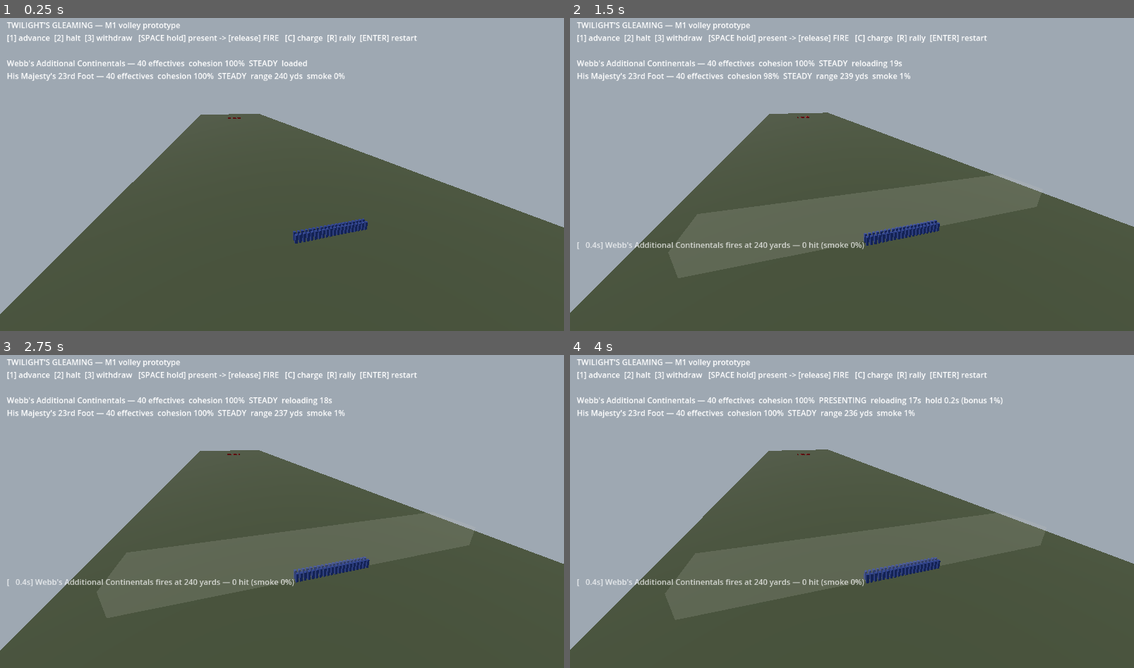
Above: before the commit, frames 1-4 (two rows, left to right).
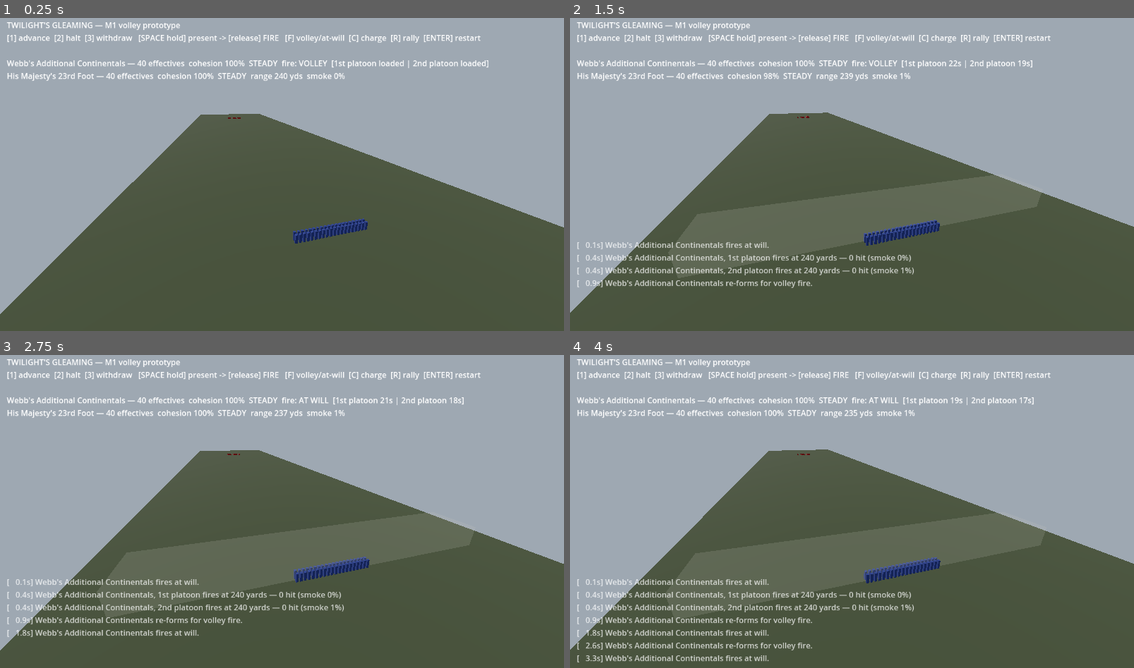
Above: after the commit, the same moments.

Repository: brassica-research/AmGameDev
Game: Godot game, scene res://scenes/main.tscn
Same seed, same stepped clock (60 frames per second), same inputs: the game is played once before the commit and once after it.
Inputs:
- Up to frame 1 (0.25 s): no input
- Up to frame 2 (1.5 s): tap Enter at 0.5 s; tap F at 0.6, 1.35 s; tap Space at 0.77 s
- Up to frame 3 (2.75 s): tap Space at 1.52 s; tap 1 at 2.1 s; tap F at 2.3 s
- Up to frame 4 (4 s): tap 2 at 2.85 s; tap Space at 3.02, 3.5, 3.77 s; tap F at 3.05, 3.8 s; tap 3 at 3.6 s

The runs differ from the first frame. In frame 1, 0.7% of the frame differs, in the area x 49-87%, y 5-16%; in frame 2, 2.2%; in frame 3, 2.5%; in frame 4, 3.3%, in the area x 1-86%, y 5-99%.

Commit message:
Break the lockstep: platoon fire, fire-at-will, spontaneous AI; add demo capture
Removes the metronomic volley-exchange cadence in favor of emergent,
asynchronous rhythm:

- Companies now fight as two platoons with independent, jittered reload
  clocks; a commanded volley fires whichever platoons are loaded
- New fire-at-will discipline: platoons fire on their own cadence -
  continuous rolling pressure at reduced accuracy and lighter morale
  shock (new PLATOON_VOLLEY_RECEIVED event), toggled with F or the
  fire_at_will/volley_fire commands
- BattleAI rewritten around jittered, opportunistic decisions: phase-
  offset think ticks, per-commander engagement doctrine, variable hold
  times, pressing visibly unloaded enemies, spontaneous close-range
  charges, and smoke/range-driven switching between fire disciplines -
  all rng draws through the seeded sim stream, so battles remain fully
  deterministic
- Replaced the alternating console demo in main.gd with a headless run
  of the real sim
- New test: fire-at-will platoon cadence is staggered, never lockstep
- Demo Capture workflow: records the auto-battle via Godot Movie Maker
  under Xvfb with software GL, encodes mp4 + stills, commits them to
  the branch (triggered by demo/capture-request.txt or manually)
- docs/10: addendum on open-source Unreal alternatives (O3DE, Stride,
  CryEngine, Flax, Bevy) and why none displaces the Godot-then-gates plan

Co-Authored-By: Claude Fable 5 <noreply@anthropic.com>
Claude-Session: https://claude.ai/code/session_011s6bQt1Uq6U6CpxEsZ7XW3

Diff:
--- a/game/src/combat/brigade.gd
+++ b/game/src/combat/brigade.gd
@@ -47,18 +47,6 @@
 	return effectives() > 0 and cohesion > MoraleModel.BREAK_THRESHOLD
 
 
-func fire_volley(target: Brigade, range_yards: float, smoke: float,
-		rng: RandomNumberGenerator, hold_bonus: float = 0.0) -> int:
-	if not is_fighting():
-		return 0
-	volleys_fired += 1
-	var hits := VolleyModel.resolve(effectives(), range_yards, smoke,
-		cohesion, formation.drill, hold_bonus, rng)
-	target.take_casualties(hits, rng)
-	target.take_morale_event(MoraleModel.Event.VOLLEY_RECEIVED)
-	return hits
-
-
 func take_casualties(count: int, rng: RandomNumberGenerator) -> void:
 	var down := 0
 	for s in soldiers:
--- a/game/src/combat/morale.gd
+++ b/game/src/combat/morale.gd
@@ -7,6 +7,7 @@
 
 enum Event {
 	VOLLEY_RECEIVED,     # the shock of a synchronized volley, beyond raw losses
+	PLATOON_VOLLEY_RECEIVED,  # rolling fire-at-will: steadier drip, less crash
 	CASUALTY,            # per man down, weighted by proximity/veterancy
 	FLANK_TURNED,
 	OFFICER_DOWN,
@@ -17,6 +18,7 @@
 
 const DRAIN := {
 	Event.VOLLEY_RECEIVED: 0.06,
+	Event.PLATOON_VOLLEY_RECEIVED: 0.035,
 	Event.CASUALTY: 0.015,
 	Event.FLANK_TURNED: 0.20,
 	Event.OFFICER_DOWN: 0.12,
--- a/game/src/combat/volley.gd
+++ b/game/src/combat/volley.gd
@@ -20,23 +20,26 @@
 const MAX_HOLD_BONUS := 0.35
 
 
+## `discipline` scales for fire order: 1.0 for a commanded volley,
+## < 1.0 for independent fire-at-will (unsynchronized aim, docs/02).
 static func hit_probability(range_yards: float, smoke: float, cohesion: float,
-		drill_level: int, hold_bonus: float = 0.0) -> float:
+		drill_level: int, hold_bonus: float = 0.0, discipline: float = 1.0) -> float:
 	var drill_factor: float = 0.55 + 0.15 * float(drill_level)  # MILITIA .55 → VETERAN 1.0
 	var p := BASE_HIT - RANGE_FALLOFF * range_yards
 	p *= drill_factor
 	p *= clampf(cohesion, 0.2, 1.0)
 	p *= 1.0 - clampf(smoke, 0.0, 1.0) * SMOKE_PENALTY
 	p *= 1.0 + clampf(hold_bonus, 0.0, MAX_HOLD_BONUS)
+	p *= discipline
 	return maxf(p, MIN_HIT)
 
 
-## Resolve one volley: `shooters` muskets firing at a target of
-## `target_count` effectives. Returns casualties inflicted.
+## Resolve one fire order: `shooters` muskets firing at a formed target.
+## Returns casualties inflicted.
 static func resolve(shooters: int, range_yards: float, smoke: float,
 		cohesion: float, drill_level: int, hold_bonus: float,
-		rng: RandomNumberGenerator) -> int:
-	var p := hit_probability(range_yards, smoke, cohesion, drill_level, hold_bonus)
+		rng: RandomNumberGenerator, discipline: float = 1.0) -> int:
+	var p := hit_probability(range_yards, smoke, cohesion, drill_level, hold_bonus, discipline)
 	var hits := 0
 	for i in shooters:
 		if rng.randf() < p:
--- a/game/src/main.gd
+++ b/game/src/main.gd
@@ -27,32 +27,18 @@
 	print("  (%d missions loaded)" % CampaignDB.all_missions().size())
 
 
-## Two 40-man companies exchange volleys at closing range until one
-## breaks. Console-only, deterministic (fixed seed): the point is that
-## the sim core runs headless with no scene tree — the property the
-## whole architecture depends on (docs/07-technical-design.md).
+## Run the REAL battle sim headless to a verdict — no scene tree, no
+## rendering, fully deterministic. This is the property the whole
+## architecture depends on (docs/07-technical-design.md), exercised on
+## every boot. The battle's rhythm is emergent: platoon reload clocks,
+## fire-at-will crackle, and jittered AI nerve — never a turn exchange.
 func _run_volley_demo() -> void:
-	print("\n--- Volley model demo: militia line vs regular line ---")
-	var rng := RandomNumberGenerator.new()
-	rng.seed = 17750419  # April 19, 1775
-
-	var militia := Brigade.muster_company("Acton Minute Company", 40, Formation.Drill.MILITIA, rng)
-	var regulars := Brigade.muster_company("His Majesty's 4th Foot", 40, Formation.Drill.REGULAR, rng)
-	var range_yards := 100.0
-
-	while militia.is_fighting() and regulars.is_fighting() and range_yards > 0.0:
-		range_yards -= 20.0
-		var smoke := 0.15 * float(militia.volleys_fired + regulars.volleys_fired)
-		militia.fire_volley(regulars, range_yards, smoke, rng)
-		regulars.fire_volley(militia, range_yards, smoke, rng)
-		print("  @%3d yds | %s: %d up, cohesion %.2f | %s: %d up, cohesion %.2f" % [
-			int(range_yards),
-			militia.display_name, militia.effectives(), militia.cohesion,
-			regulars.display_name, regulars.effectives(), regulars.cohesion,
-		])
-
-	var broken := militia if not militia.is_fighting() else regulars
-	if broken.is_fighting():
-		print("  Bayonet range — melee resolution is M1 work.")
-	else:
-		print("  %s breaks and quits the field." % broken.display_name)
+	print("\n--- Headless auto-battle (deterministic sim core) ---")
+	var sim := BattleSim.create_demo(17750419, true)
+	while not sim.over and sim.tick < 12000:
+		sim.step()
+	for line in sim.battle_log.slice(maxi(0, sim.battle_log.size() - 10)):
+		print("  %s" % line)
+	print("  Verdict after %.0f s of battle: %s" % [
+		float(sim.tick) * SimClock.TICK_DT,
+		"side %d holds the field" % sim.winner_side if sim.winner_side >= 0 else "attrition"])
--- a/game/src/presentation/battle_scene.gd
+++ b/game/src/presentation/battle_scene.gd
@@ -7,7 +7,13 @@
 ## CONTROLS
 ##   1 advance · 2 halt · 3 withdraw
 ##   SPACE (hold) Present … (release) FIRE
+##   F toggle volley fire <-> fire at will
 ##   C fix bayonets & charge · R rally · ENTER restart
+##
+## Demo mode (used by the capture workflow): pass user args after `--`,
+##   --auto            player company is AI-driven (auto-battle)
+##   --start-range=N   opening distance between the lines, in yards
+##   --quit-after=N    quit N seconds in (or ~6 s after the verdict)
 
 const PLAYER_ID := "continentals"
 const FILES := 20          # men per rank in the grey-box line
@@ -16,6 +22,11 @@
 
 var sim: BattleSim
 var clock := SimClock.new()
+
+var _auto := false
+var _quit_after := 0.0
+var _elapsed := 0.0
+var _over_linger := 0.0
 
 var _mm_by_id: Dictionary = {}        # company id -> MultiMeshInstance3D
 var _mat_by_id: Dictionary = {}       # company id -> StandardMaterial3D
@@ -29,7 +40,15 @@
 
 
 func _ready() -> void:
-	sim = BattleSim.create_demo(17750419, false)
+	var args := _parse_user_args()
+	_auto = args.has("auto")
+	_quit_after = float(String(args.get("quit-after", "0")))
+	sim = BattleSim.create_demo(17750419, _auto)
+	var start_range := float(String(args.get("start-range", "240")))
+	if start_range != 240.0:
+		for c in sim.companies:
+			c.pos_y = (-start_range if c.side == 0 else start_range) / 2.0
+			c.prev_pos_y = c.pos_y
 	_build_environment()
 	_build_field()
 	_build_company_visual("continentals", Color(0.16, 0.24, 0.52))
@@ -50,6 +69,26 @@
 	_update_smoke()
 	_update_camera()
 	_update_hud()
+	if _quit_after > 0.0:
+		_elapsed += delta
+		if sim.over:
+			_over_linger += delta
+		if _elapsed >= _quit_after or _over_linger > 6.0:
+			get_tree().quit()
+
+
+func _parse_user_args() -> Dictionary:
+	var out := {}
+	for a in OS.get_cmdline_user_args():
+		if not a.begins_with("--"):
+			continue
+		var body := a.substr(2)
+		if body.contains("="):
+			var kv := body.split("=", true, 1)
+			out[kv[0]] = kv[1]
+		else:
+			out[body] = "true"
+	return out
 
 
 func _unhandled_input(event: InputEvent) -> void:
@@ -66,6 +105,12 @@
 			KEY_SPACE: _order("present")
 			KEY_C: _order("charge")
 			KEY_R: _order("rally")
+			KEY_F:
+				var pc := sim.get_company(PLAYER_ID)
+				if pc != null and pc.fire_mode == BattleCompany.FireMode.VOLLEY:
+					_order("fire_at_will")
+				else:
+					_order("volley_fire")
 			KEY_ENTER: get_tree().reload_current_scene()
 	else:
 		if key.keycode == KEY_SPACE:
@@ -222,15 +267,15 @@
 	var foe := sim.nearest_enemy(pc) if pc != null else null
 	var lines: Array[String] = []
 	lines.append("TWILIGHT'S GLEAMING — M1 volley prototype")
-	lines.append("[1] advance  [2] halt  [3] withdraw   [SPACE hold] present -> [release] FIRE   [C] charge  [R] rally  [ENTER] restart")
+	lines.append("[1] advance  [2] halt  [3] withdraw   [SPACE hold] present -> [release] FIRE   [F] volley/at-will  [C] charge  [R] rally  [ENTER] restart")
 	lines.append("")
 	if pc != null:
-		var reload_txt := "loaded" if pc.loaded else "reloading %.0fs" % pc.reload_left
 		var hold_txt := "  hold %.1fs (bonus %.0f%%)" % [pc.present_hold, pc.hold_bonus() * 100.0] \
 			if pc.state == BattleCompany.State.PRESENTING else ""
-		lines.append("%s — %d effectives  cohesion %.0f%%  %s  %s%s" % [
+		lines.append("%s — %d effectives  cohesion %.0f%%  %s  fire: %s  [%s | %s]%s" % [
 			pc.brigade.display_name, pc.effectives(), pc.cohesion() * 100.0,
-			pc.state_name(), reload_txt, hold_txt])
+			pc.state_name(), pc.fire_mode_name(),
+			_platoon_txt(pc, 0), _platoon_txt(pc, 1), hold_txt])
 	if pc != null and foe != null:
 		lines.append("%s — %d effectives  cohesion %.0f%%  %s  range %d yds  smoke %.0f%%" % [
 			foe.brigade.display_name, foe.effectives(), foe.cohesion() * 100.0,
@@ -245,3 +290,9 @@
 	_hud.text = "\n".join(lines)
 	var tail := sim.battle_log.slice(maxi(0, sim.battle_log.size() - 8))
 	_log_label.text = "\n".join(tail)
+
+
+func _platoon_txt(c: BattleCompany, p: int) -> String:
+	if c.platoon_loaded[p]:
+		return "%s loaded" % BattleCompany.PLATOON_NAMES[p]
+	return "%s %.0fs" % [BattleCompany.PLATOON_NAMES[p], c.platoon_reload[p]]
--- a/game/src/sim/battle_ai.gd
+++ b/game/src/sim/battle_ai.gd
@@ -1,25 +1,30 @@
 class_name BattleAI
 extends RefCounted
-## A simple period-doctrine commander: advance to effective range, halt,
-## work the Present-Fire cycle with a steady hold, and go in with the
-## bayonet once volleys have done their work or the enemy wavers.
-## Architecture note (docs/07): the AI has NO special powers — it issues
-## the same commands through the same CommandBus as a human player.
+## A period-doctrine commander with a pulse, not a metronome. Decision
+## ticks are phase-offset per commander, hold times and charge timing
+## are jittered through the sim's seeded RNG (so battles stay
+## deterministic), and it reads the same field cues a human can see:
+## smoke thickening, an enemy line standing with unloaded muskets, a
+## wavering foe. It issues orders through the same CommandBus as the
+## player — no special powers (docs/07).
 
-const THINK_PERIOD := 10          # every 0.5 s of sim time
-const ENGAGE_RANGE := 80.0
-const MIN_HOLD := 2.0             # seconds of Present before giving Fire
-const VOLLEYS_BEFORE_CHARGE := 3
+const THINK_PERIOD := 10          # thinks every 0.5 s, on its own phase
+const MIN_CHARGE_RANGE := 120.0
 
 var company_id: String
+var _phase := 0
+var _engage_range := 80.0         # personal doctrine, varies per commander
+var _hold_target := 2.5           # redrawn after every volley
 
 
 func _init(id: String) -> void:
 	company_id = id
+	_phase = absi(id.hash()) % THINK_PERIOD
+	_engage_range = 68.0 + float(absi(id.hash()) % 25)
 
 
 func think(sim: BattleSim) -> void:
-	if sim.tick % THINK_PERIOD != 0:
+	if (sim.tick + _phase) % THINK_PERIOD != 0:
 		return
 	var me := sim.get_company(company_id)
 	if me == null or not me.is_active():
@@ -34,22 +39,56 @@
 		return
 	var dist := absf(foe.pos_y - me.pos_y)
 
+	# A shaken enemy is an invitation the bayonet answers.
 	var foe_shaken := foe.state == BattleCompany.State.BROKEN \
 		or foe.cohesion() < MoraleModel.WAVER_THRESHOLD
-	var volleys_spent := me.brigade.volleys_fired >= VOLLEYS_BEFORE_CHARGE and not me.loaded
-	if (foe_shaken or volleys_spent) and dist < ENGAGE_RANGE * 1.5:
+	if foe_shaken and dist < MIN_CHARGE_RANGE:
 		sim.bus.submit(sim.tick, company_id, "charge")
 		return
 
-	if dist > ENGAGE_RANGE:
+	# Muskets empty after a hot exchange? Sometimes the answer is steel.
+	if me.brigade.volleys_fired >= 3 and not me.any_loaded() \
+			and dist < 100.0 and sim.rng.randf() < 0.4:
+		sim.bus.submit(sim.tick, company_id, "charge")
+		return
+
+	# Press an enemy caught reloading — you can SEE the ramrods working.
+	if not foe.any_loaded() and dist > 35.0 and dist < 95.0 \
+			and me.move_order != 1 and sim.rng.randf() < 0.35:
+		sim.bus.submit(sim.tick, company_id, "advance")
+		return
+
+	if dist > _engage_range:
 		if me.move_order != 1:
 			sim.bus.submit(sim.tick, company_id, "advance")
 		return
 
+	# In range: stand and fight.
 	if me.move_order != 0 and me.state != BattleCompany.State.PRESENTING:
 		sim.bus.submit(sim.tick, company_id, "halt")
-	if me.loaded:
+		return
+
+	# Close, confident, and an opening: go in without waiting for doctrine.
+	if dist < 45.0 and me.cohesion() > foe.cohesion() + 0.1 and sim.rng.randf() < 0.1:
+		sim.bus.submit(sim.tick, company_id, "charge")
+		return
+
+	# Fire discipline: thick smoke or close quarters favor a rolling
+	# fire; clear air at distance favors the controlled crash.
+	var smoke_v := sim.smoke.sample_between(me.pos_y, foe.pos_y)
+	if me.fire_mode == BattleCompany.FireMode.VOLLEY:
+		if (smoke_v > 0.45 or dist < 55.0) and sim.rng.randf() < 0.25:
+			sim.bus.submit(sim.tick, company_id, "fire_at_will")
+			return
+	else:
+		if smoke_v < 0.2 and dist > 55.0 and sim.rng.randf() < 0.15:
+			sim.bus.submit(sim.tick, company_id, "volley_fire")
+		return  # at-will fire runs itself inside the sim
+
+	# The volley cycle, with a human-length finger on the trigger.
+	if me.any_loaded():
 		if me.state != BattleCompany.State.PRESENTING:
 			sim.bus.submit(sim.tick, company_id, "present")
-		elif me.present_hold >= MIN_HOLD:
+			_hold_target = sim.rng.randf_range(1.2, 3.6)
+		elif me.present_hold >= _hold_target:
 			sim.bus.submit(sim.tick, company_id, "fire")
--- a/game/src/sim/battle_company.gd
+++ b/game/src/sim/battle_company.gd
@@ -7,6 +7,7 @@
 ## formations-as-shapes in M2.
 
 enum State { STEADY, PRESENTING, CHARGING, MELEE, BROKEN, FLED, DESTROYED }
+enum FireMode { VOLLEY, AT_WILL }
 
 const ADVANCE_SPEED := 1.1    # yd/s — common step, ~75 paces/min
 const WITHDRAW_SPEED := 0.8   # backward, still facing the enemy
@@ -16,6 +17,16 @@
 const CHARGE_FEAR_RANGE := 80.0   # where the incoming-bayonets shock lands
 const MAX_HOLD_SECONDS := 5.0     # Present hold time for full steadiness bonus
 
+## The lockstep-breaker (docs/02 "two fire disciplines"): a company
+## fights as PLATOON_COUNT platoons with INDEPENDENT reload clocks, so
+## the field's rhythm is emergent, never a turn exchange. A commanded
+## volley fires whichever platoons are loaded; fire-at-will lets each
+## platoon shoot on its own jittered cadence.
+const PLATOON_COUNT := 2
+const PLATOON_NAMES := ["1st platoon", "2nd platoon"]
+const AT_WILL_MAX_RANGE := 130.0
+const AT_WILL_DISCIPLINE := 0.85  # unsynchronized aim costs accuracy
+
 var id: String
 var side: int                 # side 0 advances +y, side 1 advances -y
 var brigade: Brigade
@@ -23,8 +34,12 @@
 var prev_pos_y: float = 0.0   # for render interpolation
 var move_order: int = 0       # -1 withdraw, 0 halt, +1 advance
 var state: int = State.STEADY
-var loaded := true
-var reload_left := 0.0
+var fire_mode: int = FireMode.VOLLEY
+var platoon_loaded: Array[bool] = [true, true]
+var platoon_reload: Array[float] = [0.0, 0.0]
+var platoon_ready_delay: Array[float] = [0.0, 0.0]  # fire-at-will jitter timers
+var platoon_shots: Array[int] = [0, 0]
+var platoon_first_fire_tick: Array[int] = [-1, -1]
 var present_hold := 0.0
 var rally_left := 0.0         # seconds of officer-rally recovery boost
 var charge_feared := false    # this company's charge already shocked its target
@@ -51,6 +66,30 @@
 	return state != State.FLED and state != State.DESTROYED
 
 
+func platoon_effectives(p: int) -> int:
+	var total := effectives()
+	var base := floori(float(total) / float(PLATOON_COUNT))
+	return base + (1 if p < total % PLATOON_COUNT else 0)
+
+
+func any_loaded() -> bool:
+	for p in PLATOON_COUNT:
+		if platoon_loaded[p]:
+			return true
+	return false
+
+
+func all_loaded() -> bool:
+	for p in PLATOON_COUNT:
+		if not platoon_loaded[p]:
+			return false
+	return true
+
+
+func fire_mode_name() -> String:
+	return "VOLLEY" if fire_mode == FireMode.VOLLEY else "AT WILL"
+
+
 ## Steadiness bonus earned by holding Present under pressure —
 ## "don't fire until you see the whites of their eyes" (docs/02).
 func hold_bonus() -> float:
--- a/game/src/sim/battle_sim.gd
+++ b/game/src/sim/battle_sim.gd
@@ -102,9 +102,12 @@
 		h = _mix(h, c.effectives())
 		h = _mix(h, int(roundf(c.cohesion() * 4096.0)))
 		h = _mix(h, c.state)
-		h = _mix(h, 1 if c.loaded else 0)
-		h = _mix(h, int(roundf(c.reload_left * 20.0)))
+		h = _mix(h, c.fire_mode)
 		h = _mix(h, int(roundf(c.present_hold * 20.0)))
+		for p in BattleCompany.PLATOON_COUNT:
+			h = _mix(h, 1 if c.platoon_loaded[p] else 0)
+			h = _mix(h, int(roundf(c.platoon_reload[p] * 20.0)))
+			h = _mix(h, c.platoon_shots[p])
 	h = _mix(h, int(roundf(smoke.total() * 4096.0)))
 	return h
 
@@ -139,8 +142,22 @@
 				c.move_order = 0
 				c.present_hold = 0.0
 		"fire":
-			if c.state == BattleCompany.State.PRESENTING and c.loaded:
-				_fire(c)
+			if c.state == BattleCompany.State.PRESENTING and c.any_loaded():
+				_fire_volley(c)
+		"fire_at_will":
+			if c.fire_mode != BattleCompany.FireMode.AT_WILL:
+				c.fire_mode = BattleCompany.FireMode.AT_WILL
+				if c.state == BattleCompany.State.PRESENTING:
+					c.state = BattleCompany.State.STEADY
+					c.present_hold = 0.0
+				for p in BattleCompany.PLATOON_COUNT:
+					if c.platoon_loaded[p]:
+						c.platoon_ready_delay[p] = rng.randf_range(0.4, 2.4)
+				_log("%s fires at will." % c.brigade.display_name)
+		"volley_fire":
+			if c.fire_mode != BattleCompany.FireMode.VOLLEY:
+				c.fire_mode = BattleCompany.FireMode.VOLLEY
+				_log("%s re-forms for volley fire." % c.brigade.display_name)
 		"charge":
 			if c.state == BattleCompany.State.STEADY or c.state == BattleCompany.State.PRESENTING:
 				c.state = BattleCompany.State.CHARGING
@@ -151,25 +168,48 @@
 			c.rally_left = 10.0
 
 
-func _fire(c: BattleCompany) -> void:
+## A commanded volley: every loaded platoon fires as one crash, with the
+## full Present-hold steadiness bonus and the full morale shock.
+func _fire_volley(c: BattleCompany) -> void:
 	var target := nearest_enemy(c)
 	if target == null:
 		return
+	var fired := 0
+	for p in BattleCompany.PLATOON_COUNT:
+		if c.platoon_loaded[p]:
+			_fire_platoon(c, p, target, c.hold_bonus(), 1.0, -1)
+			fired += 1
+	if fired > 0:
+		c.brigade.volleys_fired += 1
+		target.brigade.take_morale_event(MoraleModel.Event.VOLLEY_RECEIVED)
+	c.present_hold = 0.0
+	c.state = BattleCompany.State.STEADY
+
+
+## One platoon discharges. morale_event < 0 means the caller applies the
+## shock itself (a commanded volley is one crash, not one per platoon).
+func _fire_platoon(c: BattleCompany, p: int, target: BattleCompany,
+		hold_bonus: float, discipline: float, morale_event: int) -> void:
+	var shooters := c.platoon_effectives(p)
+	if shooters == 0 or not target.is_active():
+		return
 	var dist := absf(target.pos_y - c.pos_y)
 	var smoke_v := smoke.sample_between(c.pos_y, target.pos_y)
-	var hits := VolleyModel.resolve(c.effectives(), dist, smoke_v,
-		c.cohesion(), c.drill(), c.hold_bonus(), rng)
-	c.brigade.volleys_fired += 1
+	var hits := VolleyModel.resolve(shooters, dist, smoke_v,
+		c.cohesion(), c.drill(), hold_bonus, rng, discipline)
 	target.brigade.take_casualties(hits, rng)
-	target.brigade.take_morale_event(MoraleModel.Event.VOLLEY_RECEIVED)
-	smoke.deposit(c.pos_y + c.facing() * 3.0, 0.35 * float(c.effectives()) / 40.0)
-	c.loaded = false
-	c.reload_left = Formation.RELOAD_TIME[c.drill()]
-	c.present_hold = 0.0
-	c.state = BattleCompany.State.STEADY
-	_log("%s fires at %d yards — %d hit (smoke %.0f%%)" % [
-		c.brigade.display_name, int(dist), hits, smoke_v * 100.0])
-	if target.effectives() == 0:
+	if morale_event >= 0:
+		target.brigade.take_morale_event(morale_event)
+	smoke.deposit(c.pos_y + c.facing() * 3.0, 0.35 * float(shooters) / 40.0)
+	c.platoon_loaded[p] = false
+	c.platoon_reload[p] = Formation.RELOAD_TIME[c.drill()] * rng.randf_range(0.9, 1.2)
+	c.platoon_shots[p] += 1
+	if c.platoon_first_fire_tick[p] < 0:
+		c.platoon_first_fire_tick[p] = tick
+	_log("%s, %s fires at %d yards — %d hit (smoke %.0f%%)" % [
+		c.brigade.display_name, BattleCompany.PLATOON_NAMES[p],
+		int(dist), hits, smoke_v * 100.0])
+	if target.effectives() == 0 and target.state != BattleCompany.State.DESTROYED:
 		target.state = BattleCompany.State.DESTROYED
 		_log("%s is destroyed." % target.brigade.display_name)
 
@@ -178,11 +218,13 @@
 	if not c.is_active():
 		return
 	var dt := SimClock.TICK_DT
-	if not c.loaded:
-		c.reload_left -= dt
-		if c.reload_left <= 0.0:
-			c.reload_left = 0.0
-			c.loaded = true
+	for p in BattleCompany.PLATOON_COUNT:
+		if not c.platoon_loaded[p]:
+			c.platoon_reload[p] -= dt
+			if c.platoon_reload[p] <= 0.0:
+				c.platoon_reload[p] = 0.0
+				c.platoon_loaded[p] = true
+				c.platoon_ready_delay[p] = rng.randf_range(0.4, 2.4)
 	if c.rally_left > 0.0:
 		c.rally_left -= dt
 
@@ -231,10 +273,26 @@
 			if c.move_order != 0:
 				var speed := BattleCompany.ADVANCE_SPEED if c.move_order > 0 else -BattleCompany.WITHDRAW_SPEED
 				c.pos_y = clampf(c.pos_y + c.facing() * speed * dt, -FIELD_EDGE, FIELD_EDGE)
+			elif c.fire_mode == BattleCompany.FireMode.AT_WILL:
+				_update_fire_at_will(c, dt)
 
 	if c.state == BattleCompany.State.STEADY or c.state == BattleCompany.State.PRESENTING:
 		c.brigade.cohesion = minf(1.0, c.cohesion()
 			+ MoraleModel.recovery_rate(true, true, false, c.drill()) * SimClock.TICK_DT)
+
+
+## Fire-at-will: each loaded platoon shoots on its own jittered clock —
+## the rolling crackle that makes the field's rhythm emergent (docs/02).
+func _update_fire_at_will(c: BattleCompany, dt: float) -> void:
+	var target := nearest_enemy(c)
+	if target == null or absf(target.pos_y - c.pos_y) > BattleCompany.AT_WILL_MAX_RANGE:
+		return
+	for p in BattleCompany.PLATOON_COUNT:
+		if c.platoon_loaded[p]:
+			c.platoon_ready_delay[p] -= dt
+			if c.platoon_ready_delay[p] <= 0.0:
+				_fire_platoon(c, p, target, 0.0, BattleCompany.AT_WILL_DISCIPLINE,
+					MoraleModel.Event.PLATOON_VOLLEY_RECEIVED)
 
 
 func _update_melee() -> void:
--- a/game/tests/run_tests.gd
+++ b/game/tests/run_tests.gd
@@ -15,6 +15,7 @@
 	_test_morale_model()
 	_test_smoke_grid()
 	_test_break_and_rally()
+	_test_fire_at_will_stagger()
 	_test_full_battle_terminates()
 	_test_determinism()
 	print("")
@@ -111,6 +112,28 @@
 	check(c.cohesion() >= MoraleModel.WAVER_THRESHOLD, "rallied cohesion clears the waver line")
 
 
+func _test_fire_at_will_stagger() -> void:
+	print("\n-- Fire at will: asynchronous platoon cadence")
+	var sim := BattleSim.new()
+	sim.rng.seed = 7
+	var a := BattleSim.make_company("a", 0, "A Company", 40,
+		Formation.Drill.DRILLED, -30.0, sim.rng)
+	var b := BattleSim.make_company("b", 1, "B Company", 40,
+		Formation.Drill.REGULAR, 30.0, sim.rng)
+	sim.companies.append(a)
+	sim.companies.append(b)
+	sim.bus.submit(1, "a", "fire_at_will")
+	for i in 1200:  # 60 seconds
+		sim.step()
+	check(a.fire_mode == BattleCompany.FireMode.AT_WILL, "fire-at-will mode engages")
+	check(a.platoon_shots[0] > 0 and a.platoon_shots[1] > 0,
+		"both platoons fire on their own clocks")
+	check(a.platoon_first_fire_tick[0] != a.platoon_first_fire_tick[1],
+		"platoon fire is staggered — no lockstep cadence")
+	check(a.platoon_shots[0] + a.platoon_shots[1] >= 4,
+		"the rolling fire keeps rolling")
+
+
 func _test_full_battle_terminates() -> void:
 	print("\n-- Full auto battle (both sides AI)")
 	var sim := BattleSim.create_demo(20260723, true)
Not shown, added: .github/workflows/demo-capture.yml
Not shown, changed: README.md
Not shown, added: demo/capture-request.txt
Not shown, changed: docs/02-game-design.md
Not shown, changed: docs/10-engine-evaluation.md
